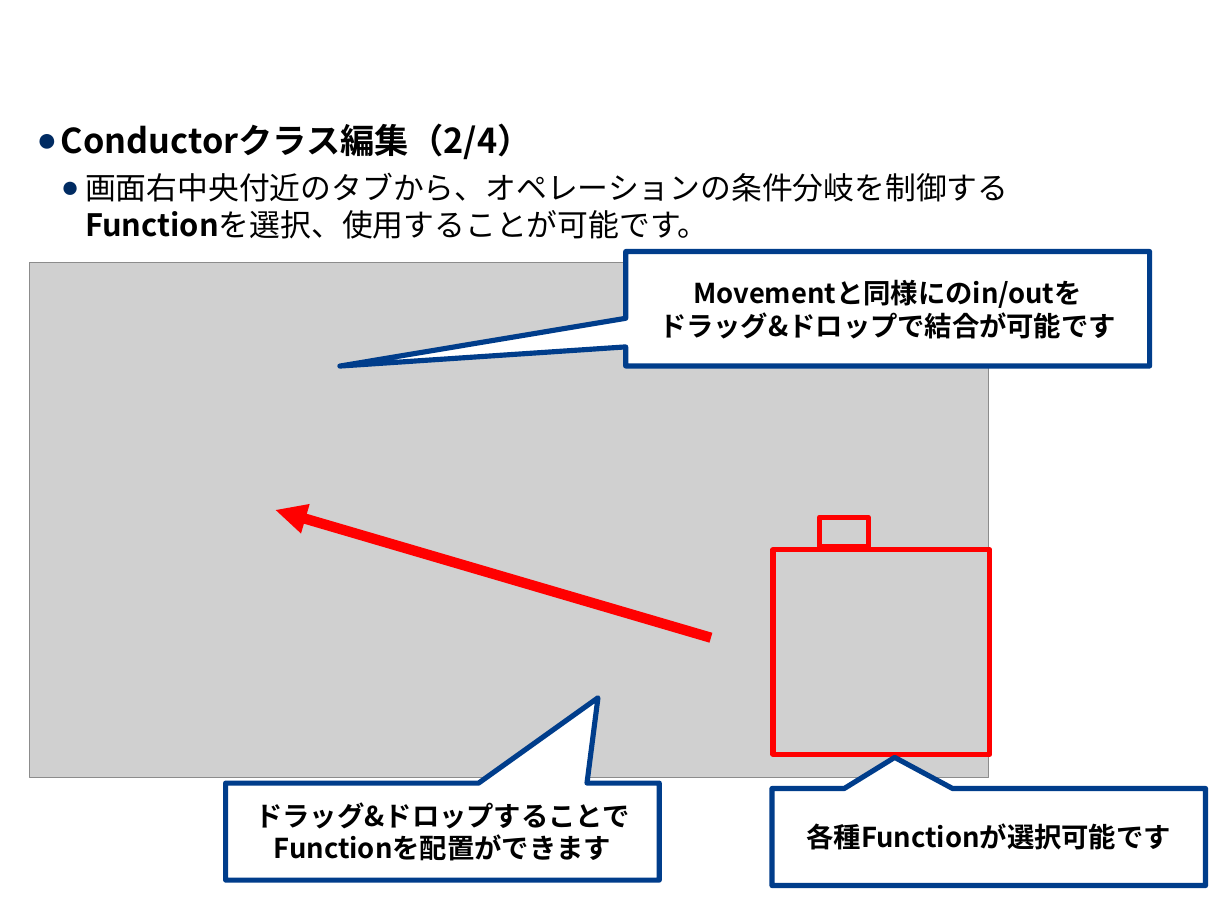
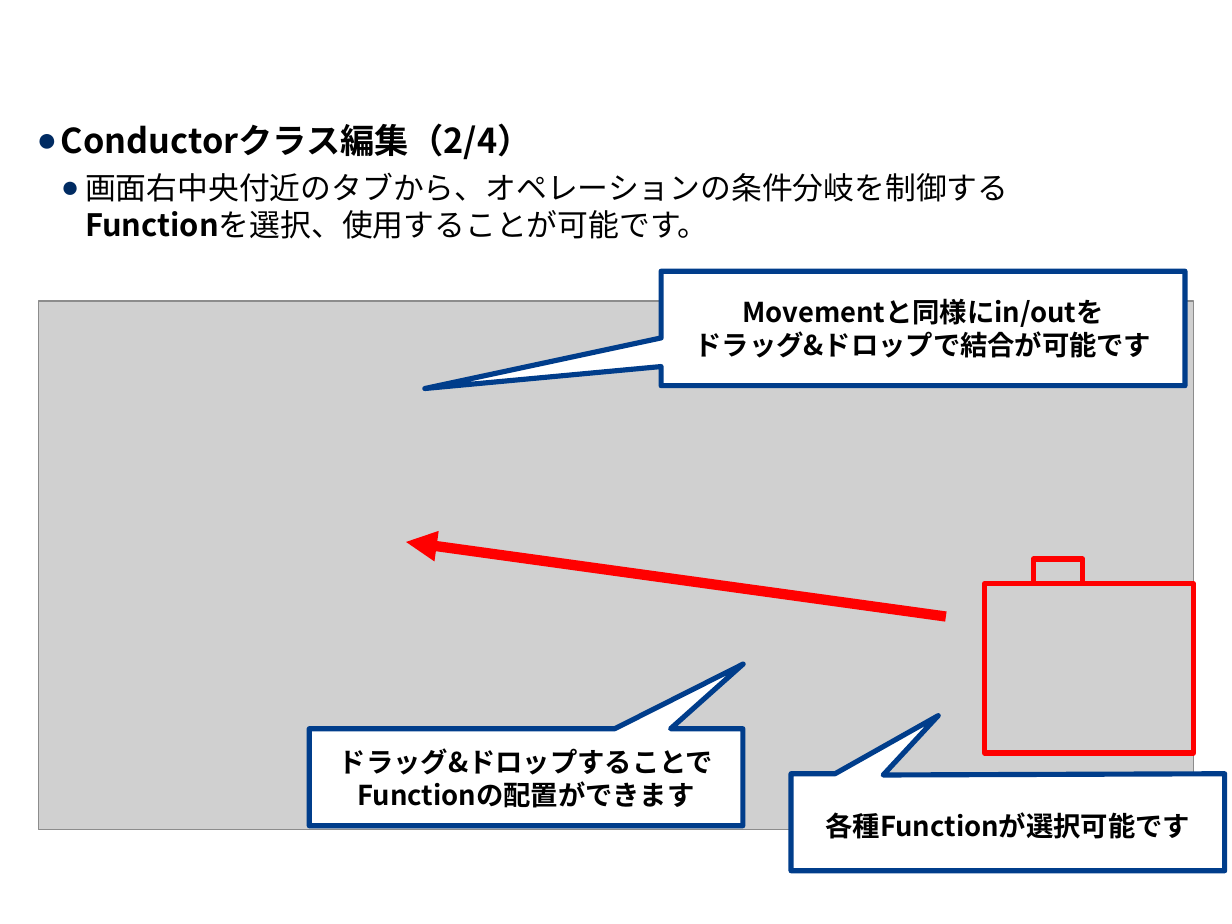
Before and after one commit to exastro-suite/it-automation-docs, a slide deck: slide 10 of asset/Learn_ja/ITA-Conductor_ja.pptx. Drawn at 1232x924 pixels with LibreOffice and Linux fonts; fonts in the diff are those of the drawing; grey boxes stand for pictures; background and template pictures are left out. Boxes give left, top, right and bottom in pixels: in the first picture for what was removed or moved away, otherwise in the second. Text is boxed around its words. In the diff, an @@ line names an element or a change of style, - is before the commit and + after.

```diff
--- a/asset/Learn_ja/ITA-Conductor_ja.pptx
+++ b/asset/Learn_ja/ITA-Conductor_ja.pptx
@@ speech box "Movementと同様にin/outを ドラッグ&ドロップで結合が可能です": place and size @@
-speech box "Movementと同様にin/outを ドラッグ&ドロップで結合が可能です" at (626,251,1149,366)
+speech box "Movementと同様にin/outを ドラッグ&ドロップで結合が可能です" at (662,271,1185,386)
@@ speech box "Movementと同様にin/outを ドラッグ&ドロップで結合が可能です" at (662,271,1185,386): proportions changed @@
@@ text in speech box at (694,298,1151,358): text changed @@
-Movementと同様にのin/outを
-ドラッグ&ドロップで結合が可能です
+Movementと同様にin/outを
+ドラッグ&ドロップで結合が可能です
@@ picture: place and size @@
-picture at (30,262,988,777)
+picture at (38,301,1194,829)
@@ arrow moved from (711, 638) - (276, 510) to (946, 616) - (407, 542) @@
@@ rectangle: place and size @@
-rectangle at (819,517,869,547)
+rectangle at (1034,559,1083,584)
@@ rectangle: place and size @@
-rectangle at (774,549,991,754)
+rectangle at (984,584,1194,753)
@@ freeform shape added at (309,664,743,825), fill #FFFFFF, outline #003D8B 3 pt, 16 pt, text #000000, bold @@
+ドラッグ&ドロップすることで
+Functionの配置ができます
@@ freeform shape added at (791,716,1225,871), fill #FFFFFF, outline #003D8B 3 pt, 16 pt, text #000000, bold @@
+各種Functionが選択可能です
@@ speech box removed at (225,784,659,881) @@
-ドラッグ&ドロップすることで
-Functionを配置ができます
@@ speech box removed at (772,788,1206,886) @@
-各種Functionが選択可能です
```
Also in this commit, not shown: 12 other slides changed, 1 slide added, 1 other file.
